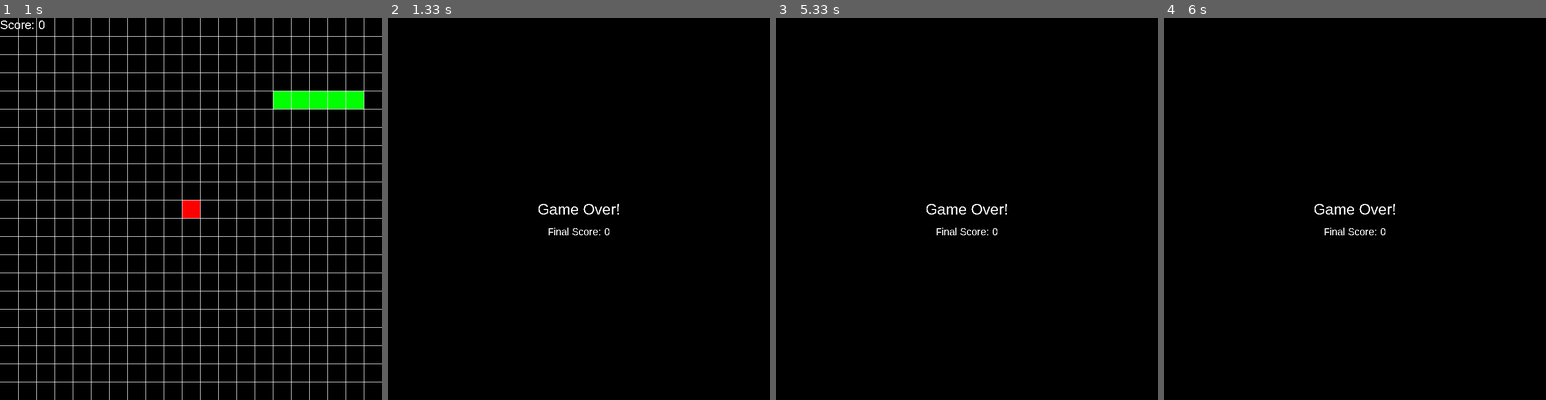
Above: before the commit, frames 1-4 (left to right).
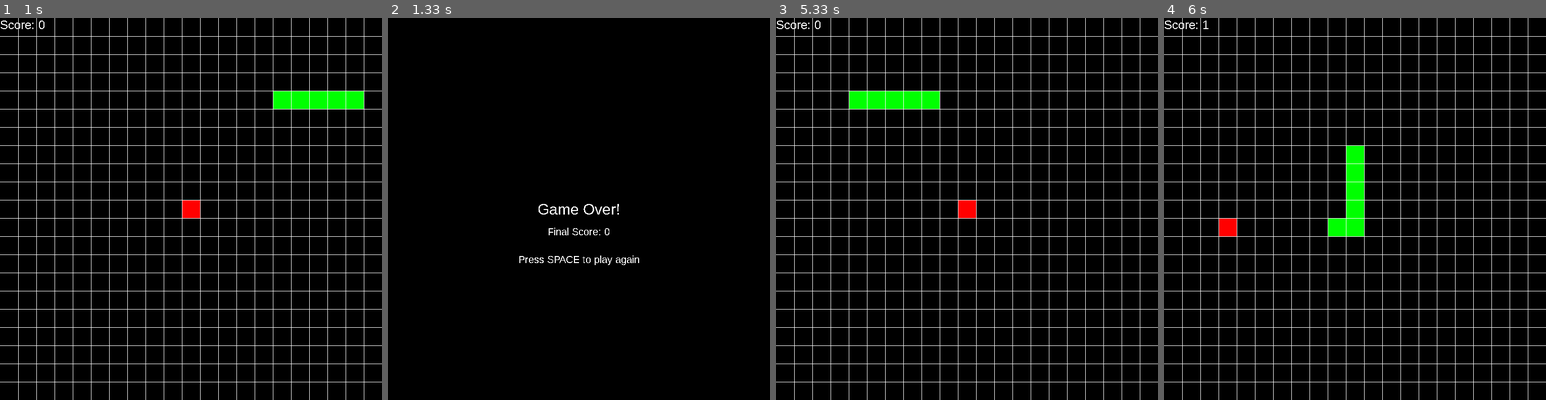
Above: after the commit, the same moments.

Repository: jdlandau123/Snake_PyGame
Game: pygame game, started from snake.py
Two runs of this game, one before a commit and one after it. Both use one fixed random seed, a clock stepped at 60 frames per second and the inputs below.
Inputs:
- Up to frame 1 (1 s): tap Space at 0.33 s
- Up to frame 2 (1.33 s): no input
- Up to frame 3 (5.33 s): tap Space at 4.9 s
- Up to frame 4 (6 s): hold Down 5.43-5.9 s; hold Left from 5.93 s (still down)

Frame 1 is identical in both runs. In frame 2, 0.2% of the frame differs, in the area x 34-66%, y 62-65%; in frame 3, 6.8%; in frame 4, 7.0%, in the area x 0-100%, y 0-100%.

Commit message:
added ability to play again on game over

Diff:
--- a/snake.py
+++ b/snake.py
@@ -1,43 +1,29 @@
 import pygame
 import random
+import sys
 
 pygame.init()
 pygame.display.set_caption('Snake in Python!')
 pygame.font.init()
 running = True
-clock = pygame.time.Clock()
-elapsed_frames = 0
 
 num_cols = 21 # odd number so that there's a definite middle
 num_rows = 21
 block_size = 36
 screen = pygame.display.set_mode((num_cols * block_size, num_rows * block_size))
 
-score = 0
-direction = "right" # can be up, down, right, or left
-apple_location = ( # apple always starts in the middle of the grid
-  (num_cols - 1) / 2 * block_size,
-  (num_rows - 1) / 2 * block_size
-)
-snake_head = [4 * block_size, 4 * block_size]
-snake_locations = [
-  snake_head,
-  (snake_head[0], 3 * block_size),
-  (snake_head[0], 2 * block_size),
-  (snake_head[0], 1 * block_size),
-  (snake_head[0], 0)
-]
-
-def is_game_over():
-  if not 0 <= snake_head[0] < screen.get_width():
+def is_game_over(snake_locations):
+  if not 0 <= snake_locations[0][0] < screen.get_width():
     return True
-  if not 0 <= snake_head[1] < screen.get_height():
+  if not 0 <= snake_locations[0][1] < screen.get_height():
     return True
-  if snake_head in snake_locations[1:]:
+  if snake_locations[0] in snake_locations[1:]:
     return True
   return False
 
-def render_game_over_screen():
+
+def render_game_over_screen(score):
+  global screen
   screen.fill("black")
   font = pygame.font.SysFont("Arial", 30)
   surface = font.render("Game Over!", False, "white")
@@ -51,12 +37,40 @@
     (screen.get_width() / 2) - (score_surface.get_width() / 2),
     (screen.get_height() / 2) - (surface.get_height() / 2) + 50
   ))
+  play_again_surface = score_font.render(f"Press SPACE to play again", False, "white")
+  screen.blit(play_again_surface, (
+    (screen.get_width() / 2) - (play_again_surface.get_width() / 2),
+    (screen.get_height() / 2) - (score_surface.get_height() / 2) + 100
+  ))
+  pygame.display.update()
+  pygame.time.wait(2000)
 
-if __name__ == "__main__":
+
+def play_game():
+  global running
+  clock = pygame.time.Clock()
+  elapsed_frames = 0
+  score = 0
+  direction = "right" # can be up, down, right, or left
+  apple_location = ( # apple always starts in the middle of the grid
+    (num_cols - 1) / 2 * block_size,
+    (num_rows - 1) / 2 * block_size
+  )
+  snake_locations = [
+    [4 * block_size, 4 * block_size], # index 0 is always the head
+    (4 * block_size, 3 * block_size),
+    (4 * block_size, 2 * block_size),
+    (4 * block_size, 1 * block_size),
+    (4 * block_size, 0)
+  ]
+  is_playing = True
+
   while running:
     for event in pygame.event.get():
       if event.type == pygame.QUIT:
         running = False
+        pygame.quit()
+        sys.exit()
       if event.type == pygame.KEYDOWN:
         if event.key == pygame.K_UP and direction != "down":
           direction = "up"
@@ -66,6 +80,8 @@
           direction = "left"
         if event.key == pygame.K_RIGHT and direction != "left":
           direction = "right"
+        if event.key == pygame.K_SPACE and not is_playing:
+          play_game()
 
     screen.fill("black")
 
@@ -92,21 +108,20 @@
     # move snake every other frame
     if elapsed_frames % 2 == 0:
       if direction == "right":
-        new_head = [snake_head[0] + block_size, snake_head[1]]
+        new_head = [snake_locations[0][0] + block_size, snake_locations[0][1]]
       if direction == "left":
-        new_head = [snake_head[0] - block_size, snake_head[1]]
+        new_head = [snake_locations[0][0] - block_size, snake_locations[0][1]]
       if direction == "up":
-        new_head = [snake_head[0], snake_head[1] - block_size]
+        new_head = [snake_locations[0][0], snake_locations[0][1] - block_size]
       if direction == "down":
-        new_head = [snake_head[0], snake_head[1] + block_size]
-      snake_head = new_head
+        new_head = [snake_locations[0][0], snake_locations[0][1] + block_size]
       new_locs = [new_head]
       for i in range(1, len(snake_locations)):
         new_locs.append(snake_locations[i - 1])
       snake_locations = new_locs
 
     # check if apple was eaten
-    if snake_head[0] == apple_location[0] and snake_head[1] == apple_location[1]:
+    if snake_locations[0][0] == apple_location[0] and snake_locations[0][1] == apple_location[1]:
       score += 1
       apple_location = ( # move the apple
         random.randint(0, num_cols - 1) * block_size,
@@ -115,11 +130,15 @@
       snake_locations.append(apple_location)
 
     # check if game over
-    if is_game_over():
-      # running = False
-      render_game_over_screen()
+    if is_game_over(snake_locations):
+      is_playing = False
+      render_game_over_screen(score)
 
     # flip frame
     pygame.display.update()
     clock.tick(30)
     elapsed_frames += 1
+
+
+if __name__ == "__main__":
+  play_game()
